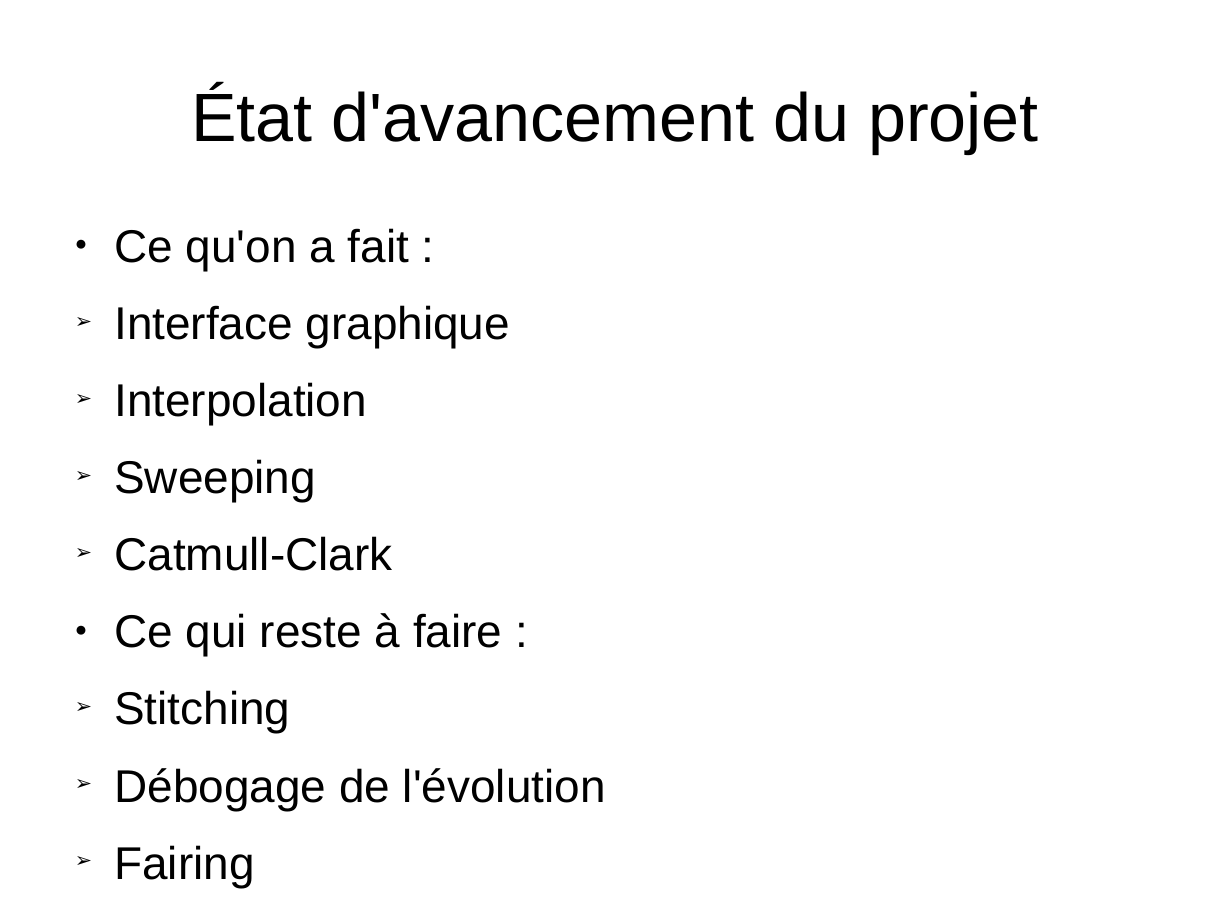
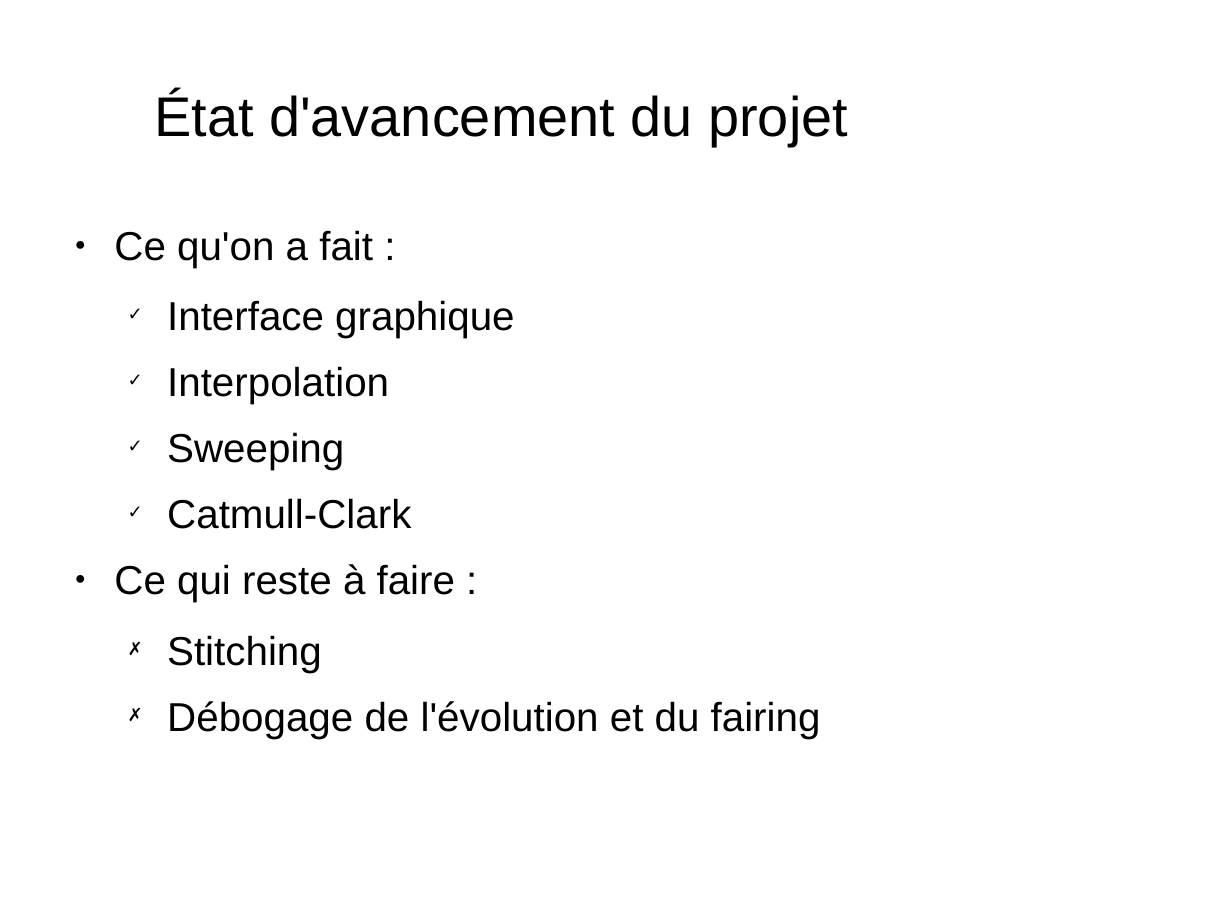
Before and after one commit to juliendvl/modeleur-bmesh, a slide deck: slide 10 of SCHEME/diapos_scheme.odp. Drawn at 1232x924 pixels with LibreOffice and Linux fonts; fonts in the diff are those of the drawing; background and template pictures are left out. Boxes give left, top, right and bottom in pixels: in the first picture for what was removed or moved away, otherwise in the second. Text is boxed around its words. In the diff, an @@ line names an element or a change of style, - is before the commit and + after.

```diff
--- a/SCHEME/diapos_scheme.odp
+++ b/SCHEME/diapos_scheme.odp
@@ title "État d'avancement du projet" moved from (x1=191, y1=86, x2=1039, y2=153) to (x1=155, y1=92, x2=848, y2=146) @@
@@ title "État d'avancement du projet" at (x1=155, y1=92, x2=848, y2=146): size 44 to 36 pt @@
@@ text at (x1=114, y1=230, x2=514, y2=673): size 29.6 to 26 pt in "Ce qu'on a fait :", "Interface graphique", "Interpolation", "Sweeping" and 3 more places; bullet ➢ to ✓; list level 1 to 2 in "Interface graphique"; list level 1 to 2 in "Interpolation"; list level 1 to 2 in "Sweeping"; list level 1 to 2 in "Catmull-Clark"; bullet ➢ to ✗; list level 1 to 2 in "Stitching" @@
@@ text at (x1=167, y1=701, x2=821, y2=739): text changed; size 29.6 to 26 pt @@
-➢ Débogage de l'évolution
-➢ Fairing
+  ✗ Débogage de l'évolution et du fairing
```
Also in this commit, not shown: 9 other slides changed, 1 slide added, 1 slide removed.
